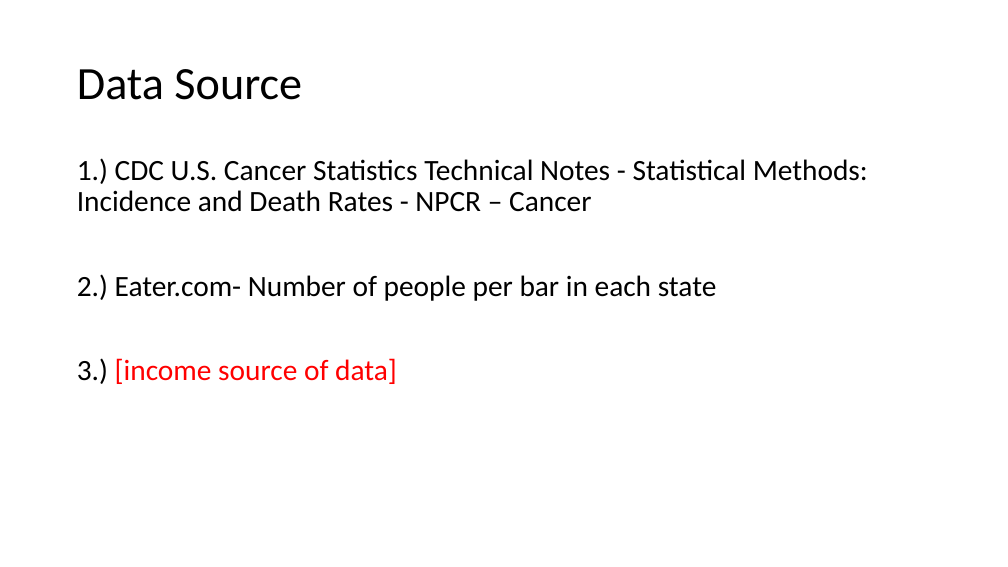
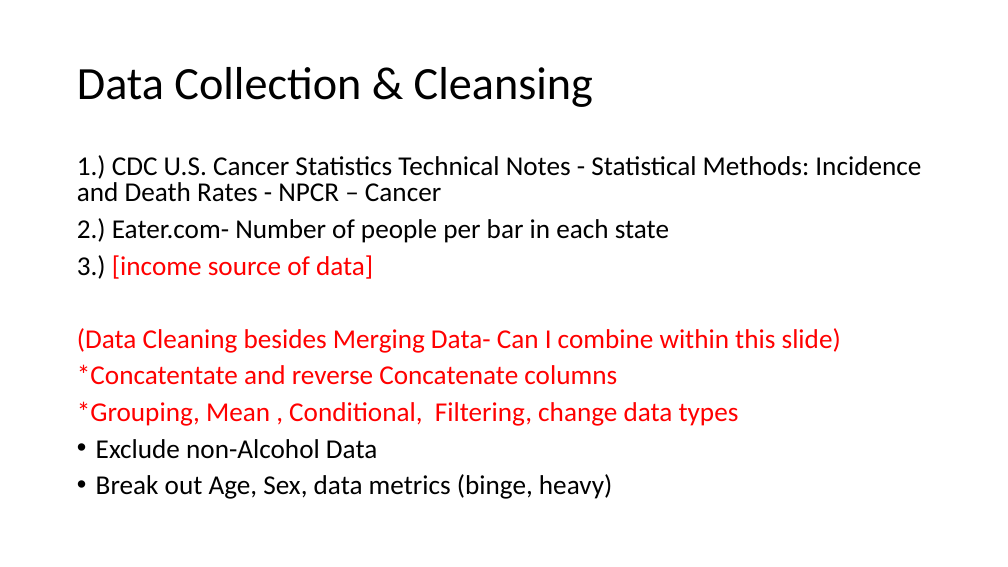
Before and after one commit to cmtaflin/Groupb2, a slide deck: slide 4 of Caused of Alcoholism.pptx (slide 3 before the commit). Drawn at 1008x567 pixels with LibreOffice and Linux fonts; fonts in the diff are those of the drawing. Boxes give left, top, right and bottom in pixels: in the first picture for what was removed or moved away, otherwise in the second. Text is boxed around its words. In the diff, an @@ line names an element or a change of style, - is before the commit and + after.

```diff
--- a/Caused of Alcoholism.pptx
+++ b/Caused of Alcoholism.pptx
@@ title at box(77, 67, 593, 107): text changed @@
-Data Source
+Data Collection & Cleansing
@@ text at box(77, 155, 921, 279): size 28 to 25.9 pt in "1.) CDC U.S. Cancer Statistics Technical Notes ...", "2.) Eater.com- Number of people per bar ...", "3.) [income source of data]"; line spacing 0.9 to 0.8 @@
@@ text at box(77, 328, 841, 499): paragraphs added @@
+(Data Cleaning besides Merging Data- Can I combine within this slide)
+*Concatentate and reverse Concatenate columns
+*Grouping, Mean , Conditional, Filtering, change data types
+• Exclude non-Alcohol Data
+• Break out Age, Sex, data metrics (binge, heavy)
```
Also in this commit, not shown: 2 other slides changed, 7 slides added, 1 slide removed, 4 other files.
